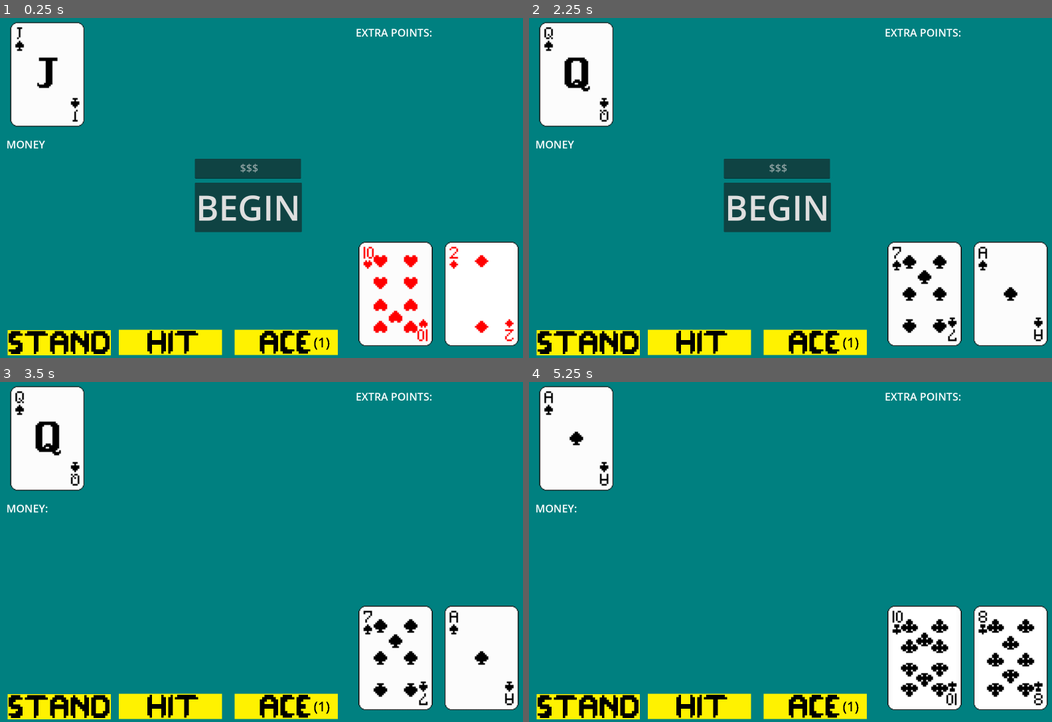
Above: before the commit, frames 1-4 (two rows, left to right).
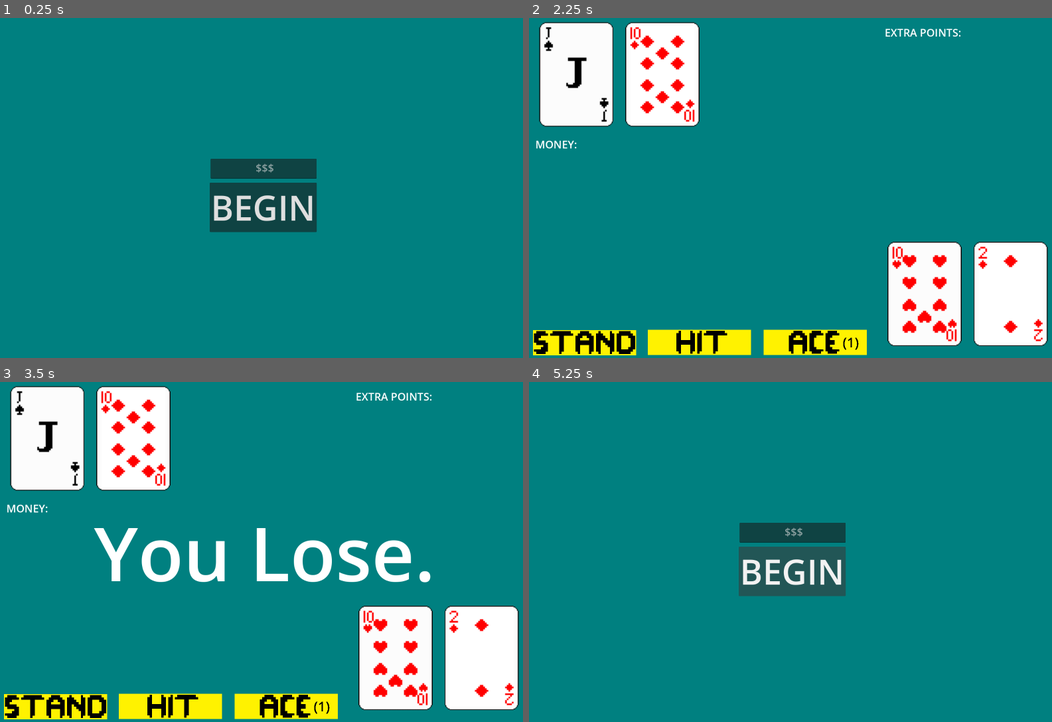
Above: after the commit, the same moments.

Repository: eshaaneshaan/blackjack
Game: Godot game, scene res://node_2d.tscn
The game is run twice, just before and just after one commit, with the same random seed, the same clock (stepped at 60 frames per second) and the same inputs.
Inputs (mouse positions are in pixels of both pictures, inside the frame that each line leads up to):
- Up to frame 1 (0.25 s): no input
- Up to frame 2 (2.25 s): click (586, 341) at 0.52 s; click "BEGIN" at 1.25 s; click (586, 341) at 2.02 s
- Up to frame 3 (3.5 s): click (245, 572) at 2.75 s, where only the run before the commit has a clickable "BEGIN"
- Up to frame 4 (5.25 s): click (586, 705) at 3.52 s; click (774, 572) at 4.25 s, where only the run before the commit has a clickable "BEGIN"; tap Enter at 5 s

The runs differ from the first frame. In frame 1, 20% of the frame differs, in the area x 1-100%, y 1-100%; in frame 2, 11%; in frame 3, 10%; in frame 4, 22%.

Commit message:
stuff

Diff:
--- a/Ace.gd
+++ b/Ace.gd
@@ -1,6 +1,7 @@
 extends Sprite2D
 
 var value = "1"
+var timesPressed = 0
 
 # Called when the node enters the scene tree for the first time.
 func _ready():
--- a/Card.gd
+++ b/Card.gd
@@ -1,32 +1,36 @@
 extends AnimatedSprite2D
 
-var pts
+var pts = 0
+var ace = false
 
 func _ready():
 	frame = randi_range(0,51)
+	print("frame: "+str(frame))
+	match(frame):
+		0,13,26,39:
+			#ace = true
+			#pts += int($"../Ace".value)
+			frame = 27
+			pts += 2
+		1,14,27,40:
+			pts += 2
+		2,15,28,41:
+			pts += 3
+		3,16,29,42:
+			pts += 4
+		4,17,30,43:
+			pts += 5
+		5,18,31,44:
+			pts += 6
+		6,19,32,45:
+			pts += 7
+		7,20,33,46:
+			pts += 8
+		8,21,34,47:
+			pts += 9
+		9,10,11,12,22,23,24,25,35,36,37,38,48,49,50,51:
+			pts += 10
+	print(pts)
 
 func _process(delta):
-	match(frame):
-		[0,13,26,39]:
-			if ($"../Ace".value =="1"):
-				pts+=1
-			else:
-				pts+=11
-		[1,14,27,40]:
-			pts += 2
-		[2,15,28,41]:
-			pts += 3
-		[3,16,29,42]:
-			pts += 4
-		[4,17,30,43]:
-			pts += 5
-		[5,18,31,44]:
-			pts += 6
-		[6,19,32,45]:
-			pts += 7
-		[7,20,33,46]:
-			pts += 8
-		[8,21,34,47]:
-			pts += 9
-		[9,10,11,12,22,23,24,25,35,36,37,38,48,49,50,51]:
-			pts += 10
+	false
--- a/Card3.gd
+++ b/Card3.gd
@@ -1,9 +1,40 @@
 extends AnimatedSprite2D
 
 var f = randi_range(0,51)
+var pts = 0
 
 func _ready():
 	frame = 52
+	print("frame: "+str(f))
+	match(f):
+		0,13,26,39:
+			#pts += int($"../Ace".value)
+			f = 2
+			pts += 3
+		1,14,27,40:
+			pts += 2
+		2,15,28,41:
+			pts += 3
+		3,16,29,42:
+			pts += 4
+		4,17,30,43:
+			pts += 5
+		5,18,31,44:
+			pts += 6
+		6,19,32,45:
+			pts += 7
+		7,20,33,46:
+			pts += 8
+		8,21,34,47:
+			pts += 9
+		9,10,11,12,22,23,24,25,35,36,37,38,48,49,50,51:
+			pts += 10
+	print(pts)
+
 
 func _process(delta):
 	pass
+	#if ($"../Ace".timesPressed % 2 == 1):
+		#pts += 10
+	#if (($"../Ace".timesPressed % 2 == 0) && ($"../Ace".timesPressed > 0)):
+		#pts -= 10
--- a/Hit.gd
+++ b/Hit.gd
@@ -1,5 +1,6 @@
 extends Sprite2D
 
+var pts = 0
 
 # Called when the node enters the scene tree for the first time.
 func _ready():
@@ -11,6 +12,10 @@
 
 func _on_texture_button_pressed():
 	if ($"../Ace".value == "11"):
-		$"../Label".text += "\n" + str(randi_range(2,11))
+		var a = randi_range(2,11)
+		pts += a
+		$"../Label".text += "\n" + str(a)
 	else:
-		$"../Label".text += "\n" + str(randi_range(1,10))
+		var a = randi_range(1,10)
+		pts += a
+		$"../Label".text += "\n" + str(a)
--- a/Label1.gd
+++ b/Label1.gd
@@ -1,5 +1,4 @@
 extends Label
-
 
 # Called when the node enters the scene tree for the first time.
 func _ready():
--- a/Stand.gd
+++ b/Stand.gd
@@ -1,16 +1,57 @@
 extends Sprite2D
 
+var total = 0
+var op = 0
+var mon = 0
 
-# Called when the node enters the scene tree for the first time.
 func _ready():
-	pass # Replace with function body.
+	$"../Label2".hide()
+	# var file = FileAccess.open("user://money.txt", FileAccess.WRITE)
+	# var money = ($"../Label/Label".bvalue)
+	# file.store_var(float(money))
+	# init money file
+	#print("this: "+str(float("128")+10))
+
+func _process(delta):
+	# if total points > 21, check here, and then lose and if no lose then win
+	total = $"../Hit".pts + $"../Card1".pts + $"../Card2".pts
+	op = $"../Card3".pts + $"../Card4".pts
+	# print("total"+str(total))
+	# print("op"+str(op))
+	if (total > 21):
+		lose()
 
 
-# Called every frame. 'delta' is the elapsed time since the previous frame.
-func _process(delta):
-	pass
 
 
 func _on_texture_button_pressed():
+	# write money to file
 	$"../Card3".frame = $"../Card3".f
-	get_tree().reload_current_scene() # replace with win/lose condition and then wait 5 seconds and reset with the ending money sum
+	await get_tree().create_timer(1).timeout
+	if (total > op):
+		win()
+	elif (total < op):
+		lose()
+	else:
+		tie()
+	# get_tree().reload_current_scene() # replace with win/lose condition and then wait 5 seconds and reset with the ending money sum
+
+func win():
+	$"../Label2".text = "You Win!"
+	$"../Label2".show()
+	var file = FileAccess.open("user://money.m", FileAccess.WRITE)
+	file.store_float(float($"../Label/Label".bvalue)*2.0)
+	await get_tree().create_timer(2).timeout
+	get_tree().reload_current_scene()
+func lose():
+	$"../Label2".text = "You Lose."
+	$"../Label2".show()
+	await get_tree().create_timer(2).timeout
+	get_tree().reload_current_scene()
+func tie():
+	$"../Label2".text = "You Tied."
+	$"../Label2".show()
+	var file = FileAccess.open("user://money.m", FileAccess.WRITE)
+	file.store_float(float($"../Label/Label".bvalue))
+	await get_tree().create_timer(2).timeout
+	get_tree().reload_current_scene()
--- a/TextEdit.gd
+++ b/TextEdit.gd
@@ -15,4 +15,5 @@
 func _on_button_pressed():
 	m = 122
 	$"../Button".hide()
+	$"../ColorRect".hide()
 	hide()
--- a/node_2d.tscn
+++ b/node_2d.tscn
@@ -247,6 +247,9 @@
 [sub_resource type="Theme" id="Theme_oqjef"]
 default_font_size = 130
 
+[sub_resource type="Theme" id="Theme_ibab4"]
+default_font_size = 280
+
 [node name="Node2D" type="Node2D"]
 
 [node name="background" type="ColorRect" parent="."]
@@ -277,7 +280,7 @@
 script = ExtResource("54_jxl2m")
 
 [node name="Stand" type="Sprite2D" parent="."]
-position = Vector2(223, 1255)
+position = Vector2(209.36, 1255)
 scale = Vector2(0.06, 0.06)
 texture = ExtResource("56_35o00")
 script = ExtResource("57_hlxag")
@@ -355,22 +358,38 @@
 text = "MONEY: 100"
 script = ExtResource("64_fap1y")
 
+[node name="ColorRect" type="ColorRect" parent="."]
+offset_left = -26.0
+offset_top = -69.0
+offset_right = 2080.0
+offset_bottom = 1361.0
+color = Color(0, 0.501961, 0.501961, 1)
+
 [node name="TextEdit" type="TextEdit" parent="."]
-offset_left = 734.0
+offset_left = 793.0
 offset_top = 550.0
-offset_right = 1134.0
+offset_right = 1193.0
 offset_bottom = 625.0
 theme = SubResource("Theme_5mddl")
 placeholder_text = "                $$$"
 script = ExtResource("65_vkawo")
 
 [node name="Button" type="Button" parent="."]
-offset_left = 734.0
+offset_left = 790.0
 offset_top = 640.0
-offset_right = 1137.0
+offset_right = 1193.0
 offset_bottom = 826.0
 theme = SubResource("Theme_oqjef")
 text = "BEGIN"
+
+[node name="Label2" type="Label" parent="."]
+offset_left = 1.0
+offset_top = 470.0
+offset_right = 1992.0
+offset_bottom = 853.0
+theme = SubResource("Theme_ibab4")
+text = "YOU XXXX"
+horizontal_alignment = 1
 
 [connection signal="pressed" from="Stand/TextureButton" to="Stand" method="_on_texture_button_pressed"]
 [connection signal="pressed" from="Hit/TextureButton" to="Hit" method="_on_texture_button_pressed"]
Not shown: 1 places in node_2d.tscn that only renumber resources
